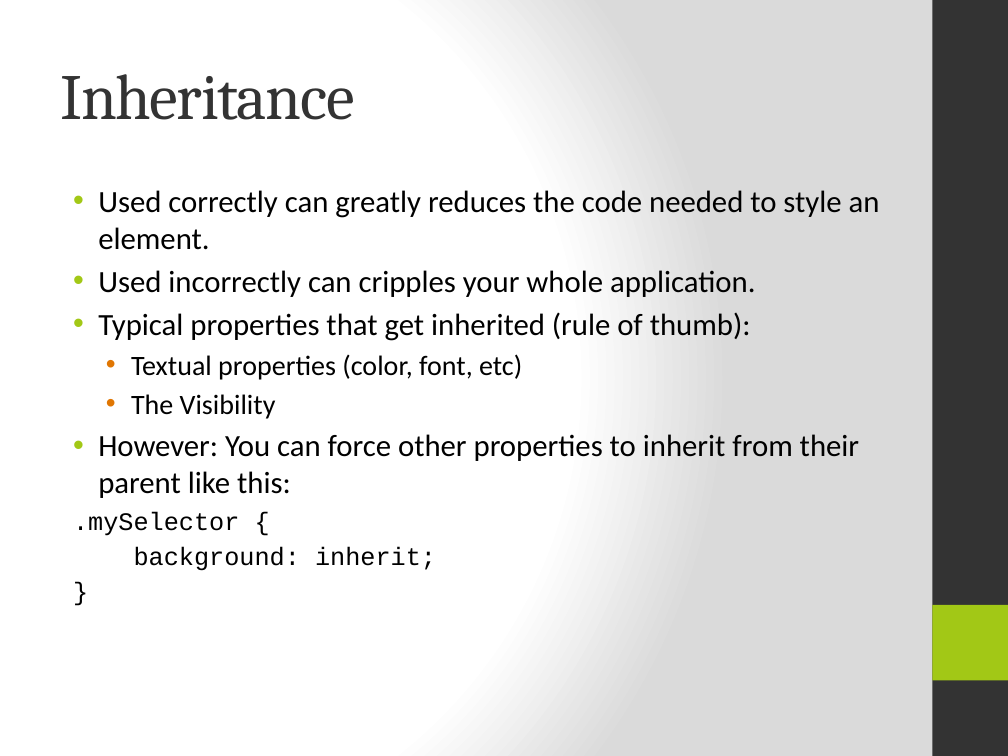
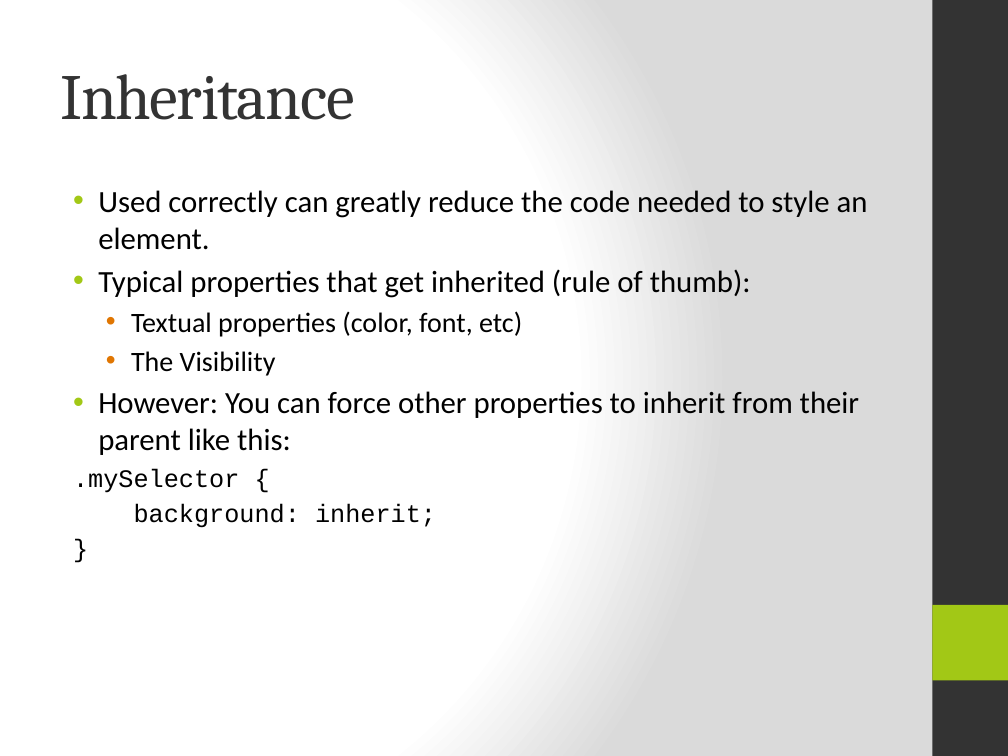
Before and after one commit to TimPerry/css-training, a slide deck: slide 22 of CSS_Taster.pptx. Drawn at 1008x756 pixels with LibreOffice and Linux fonts; fonts in the diff are those of the drawing. Boxes give left, top, right and bottom in pixels: in the first picture for what was removed or moved away, otherwise in the second. Text is boxed around its words. In the diff, an @@ line names an element or a change of style, - is before the commit and + after.

Commit message:
typos and all that

```diff
--- a/CSS_Taster.pptx
+++ b/CSS_Taster.pptx
@@ text at <box>98,190,868,250</box>: text changed @@
-• Used correctly can greatly reduces the code needed to style an element.
-• Used incorrectly can cripples your whole application.
+• Used correctly can greatly reduce the code needed to style an element.
```
Also in this commit, not shown: 6 other slides changed.
